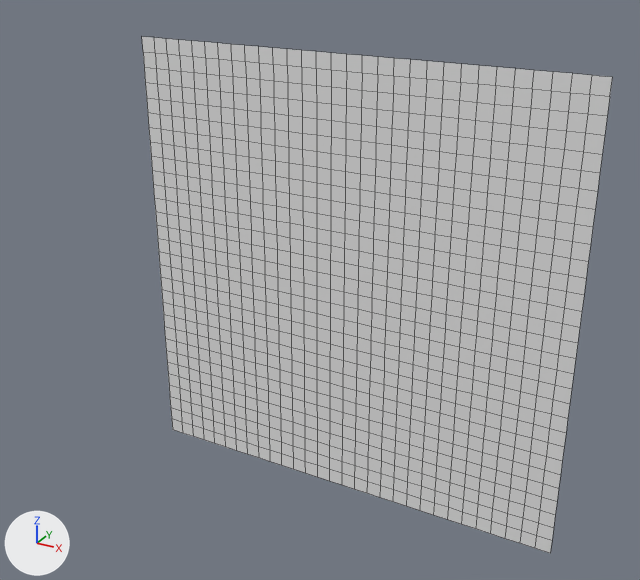
Two versions of the OBJ model TFG/Assets/Tiled2Unity/Meshes/FightStage.obj, one commit apart.
Both versions are drawn from a 50 mm lens placed at (142.0, -746.0, 130.0), pointed at (-278.0, 17.0, -252.0). Every picture has the same lights, and +X, +Y and +Z are marked at lower left. Mesh edges are drawn as thin lines. Where no turn or scale is listed for an object, it has been applied to the vertices.

Names of what the first picture shows: 'FightStage'.
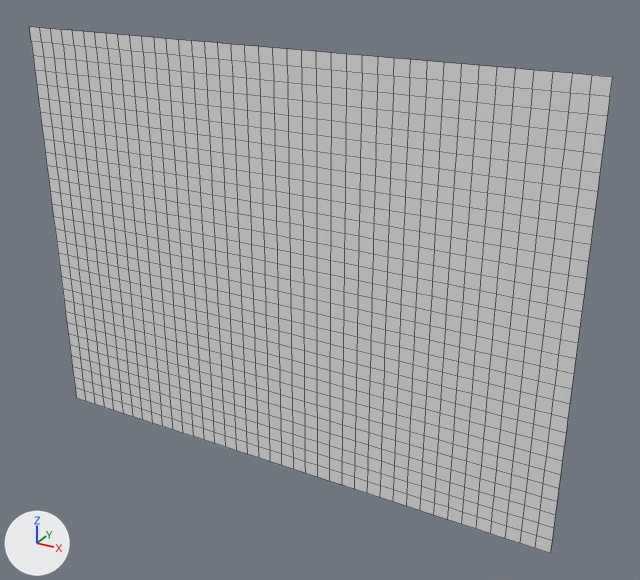
Commit message: Fight Stage reordenado

Boxes [x1, y1, x2, y2] around the edits, measured in the pictures (640 x 580 px):
'FightStage', reshaped (24% wider)
    before: [142, 37, 612, 553]
    after: [29, 27, 612, 553]
part 1 of me_fightstage, added
    after: [29, 27, 172, 429]

Edits to the bpy script that builds the scene:
```text
Change me_fightstage:
    used by ob_fightstage; location = (0.0, 0.0, 0.0)
    remove me_fightstage.from_pydata(...)  # 961 vertices, 900 faces; spans x -480.0..0.0, y 0.0, z -480.0..0.0
    add me_fightstage.from_pydata(...)  # 1271 vertices, 1200 faces; spans x -640.0..0.0, y 0.0, z -480.0..0.0
    me_fightstage part 1: 310 vertices added at x -640.0..-496.0, y 0.0, z -480.0..0.0
```
